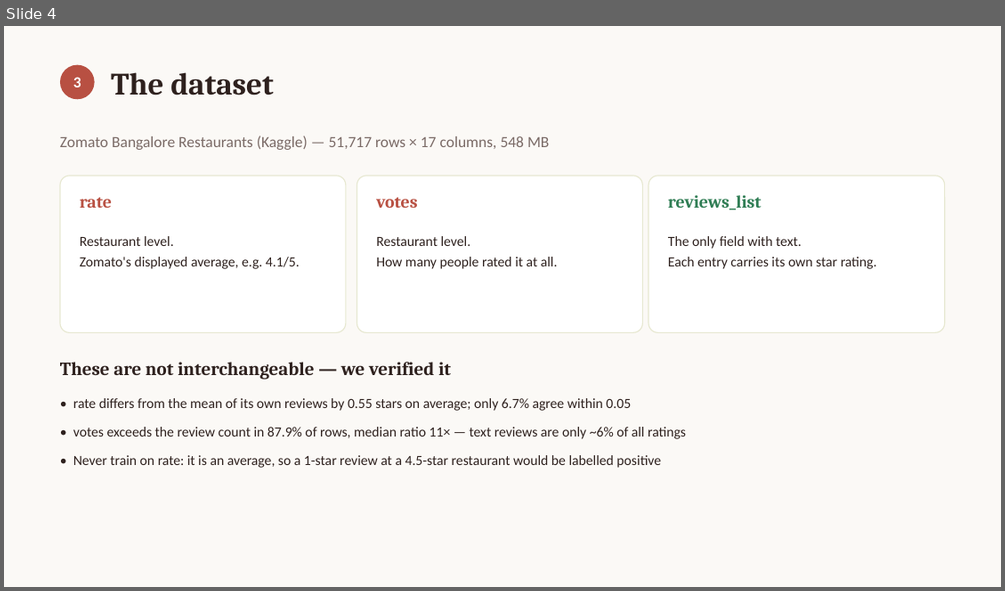
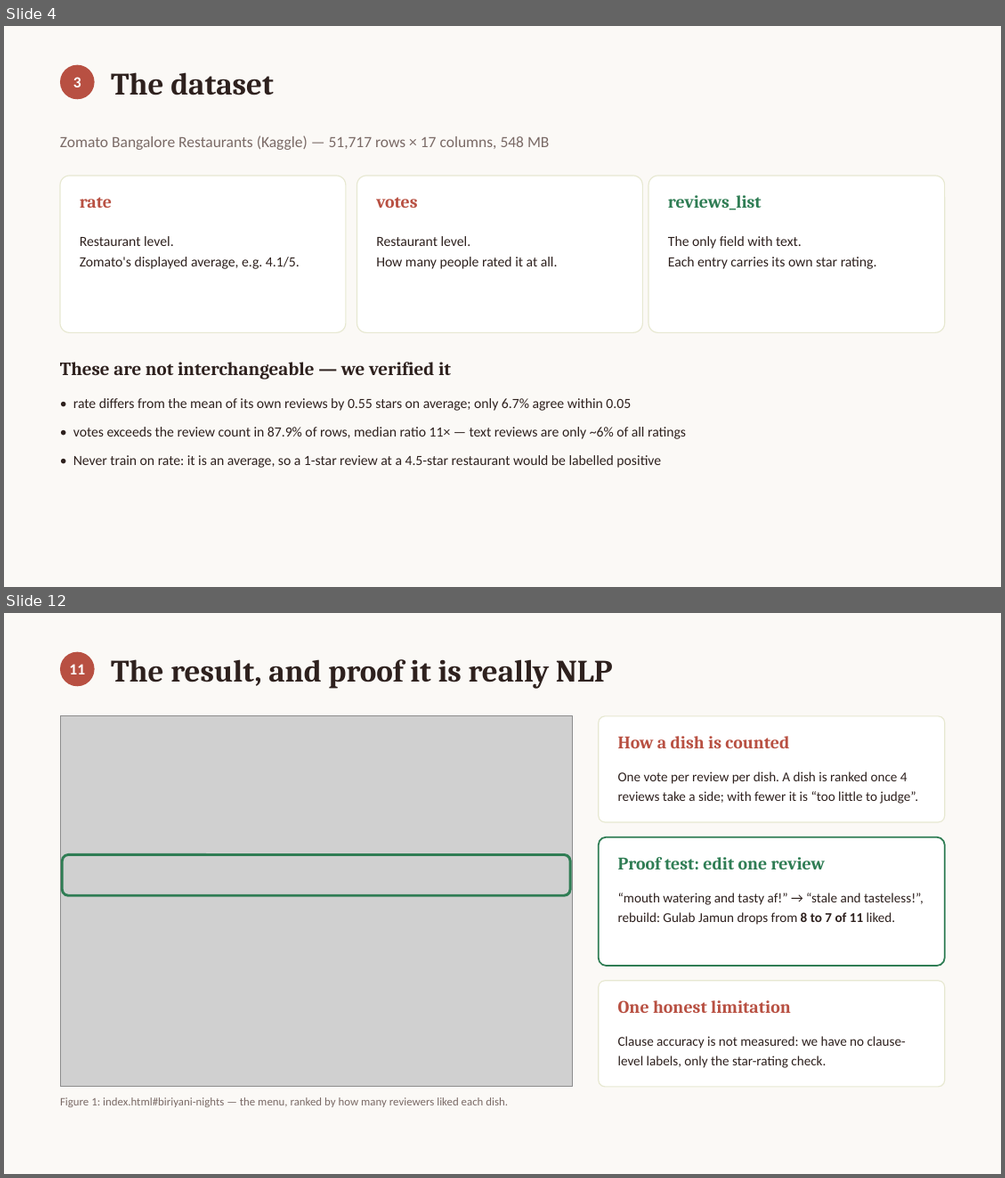
Before and after one commit to deesampan/nlp_project, a slide deck: output_project/reports/presentation.pptx. Shown one above the other, each under a label of ours: slide 4 before the commit, slides 4 and 12 after it; the slides between them are not shown. The pictures are 1005x591 and 1005x1178 pixels, drawn with LibreOffice and Linux fonts; fonts in the diff are those of the drawing; grey boxes stand for pictures. Boxes give left, top, right and bottom in pixels: in the first picture for what was removed or moved away, otherwise in the second. Text is boxed around its words. In the diff, an @@ line names an element or a change of style, - is before the commit and + after.

```diff
--- a/output_project/reports/presentation.pptx
+++ b/output_project/reports/presentation.pptx
@@ slide 12 added at box(4, 613, 1001, 1174), background #FBF9F6 @@
@@ ellipse added at box(60, 652, 95, 686), fill #B85042 @@
@@ text added at box(69, 664, 85, 674), 15 pt, text #FFFFFF, bold @@
+11
@@ text added at box(111, 659, 613, 688), 30 pt, text #2E211E, bold @@
+The result, and proof it is really NLP
@@ picture added at box(60, 716, 573, 1086) @@
@@ rounded rectangle added at box(599, 716, 945, 822), fill #FFFFFF, outline #E7E8D1 1 pt @@
@@ text added at box(618, 736, 789, 748), 17 pt, text #B85042, bold @@
+How a dish is counted
@@ text added at box(618, 771, 918, 803), 13 pt, text #2E211E @@
+One vote per review per dish. A dish is ranked once 4 reviews take a side; with fewer it is “too little to judge”.
@@ rounded rectangle added at box(599, 837, 945, 966), fill #FFFFFF, outline #2F7D54 1.5 pt @@
@@ rounded rectangle added at box(63, 854, 571, 895), outline #2F7D54 2.5 pt @@
@@ text added at box(618, 857, 825, 869), 17 pt, text #2F7D54, bold @@
+Proof test: edit one review
@@ text added at box(618, 892, 923, 925), 13 pt, text #2E211E @@
+“mouth watering and tasty af!” → “stale and tasteless!”, rebuild: Gulab Jamun drops from 8 to 7 of 11 liked.
@@ rounded rectangle added at box(599, 981, 945, 1086), fill #FFFFFF, outline #E7E8D1 1 pt @@
@@ text added at box(618, 1000, 791, 1013), 17 pt, text #B85042, bold @@
+One honest limitation
@@ text added at box(618, 1036, 906, 1068), 13 pt, text #2E211E @@
+Clause accuracy is not measured: we have no clause-level labels, only the star-rating check.
@@ text added at box(60, 1097, 508, 1107), 11 pt, text #7A6A66 @@
+Figure 1: index.html#biriyani-nights — the menu, ranked by how many reviewers liked each dish.
```
Also in this commit, not shown: 6 slides changed, 4 other slides added, 6 slides removed, 2 other files.
